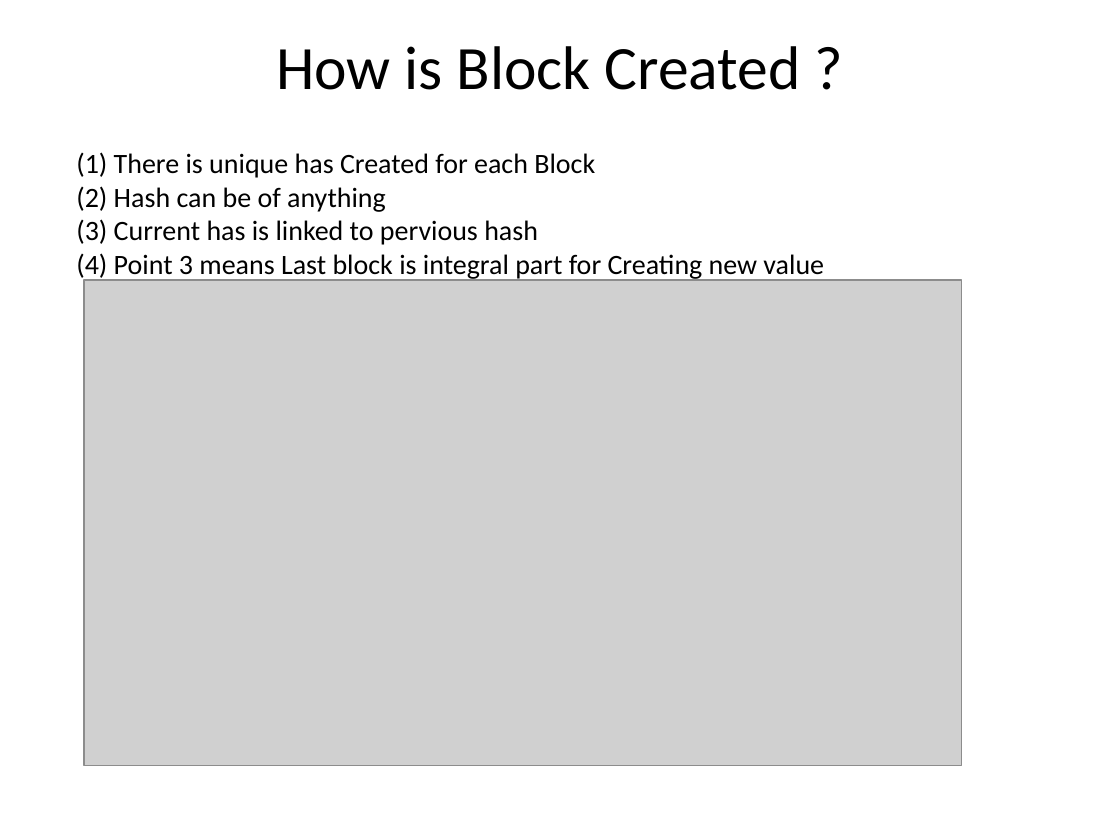
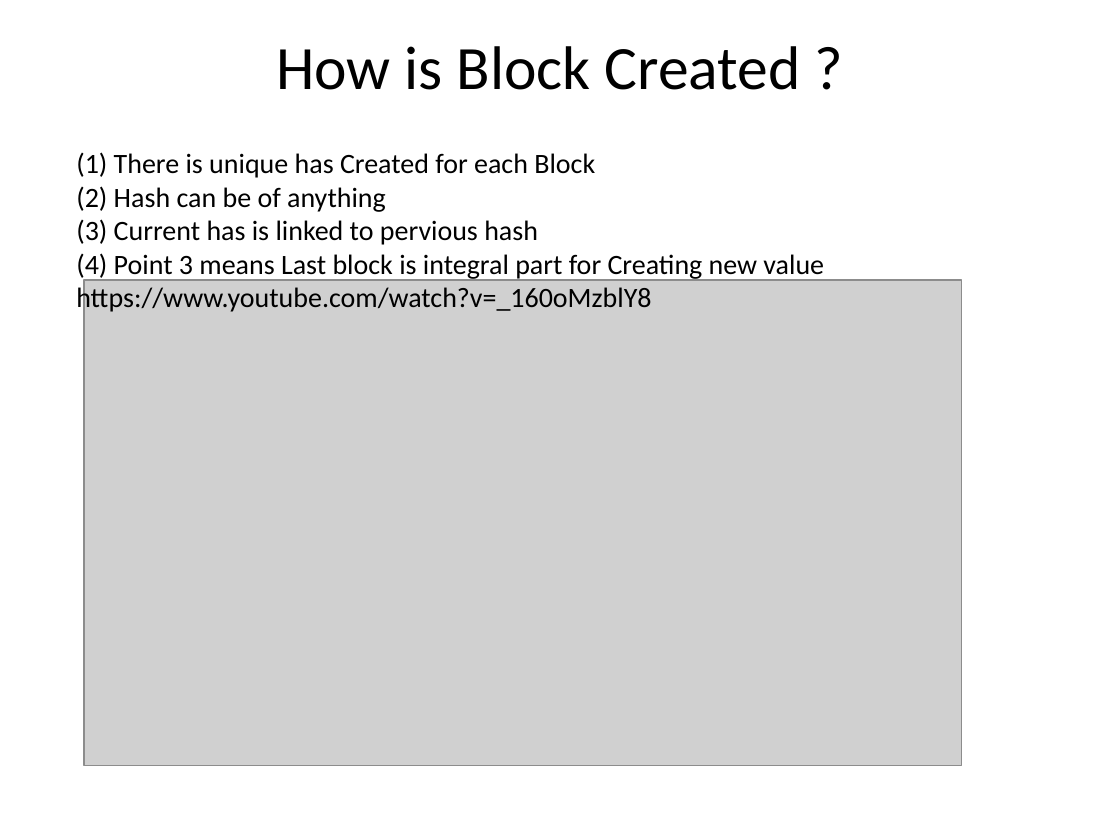
Before and after one commit to AvinashTiwari/BlockChain, a slide deck: slide 3 of sf-chain/BlockChainPresentation.pptx. Drawn at 1120x840 pixels with LibreOffice and Linux fonts; fonts in the diff are those of the drawing; grey boxes stand for pictures. Boxes give left, top, right and bottom in pixels: in the first picture for what was removed or moved away, otherwise in the second. Text is boxed around its words. In the diff, an @@ line names an element or a change of style, - is before the commit and + after.

Commit message:
ppt

```diff
--- a/sf-chain/BlockChainPresentation.pptx
+++ b/sf-chain/BlockChainPresentation.pptx
@@ text at <box>76,253,824,314</box>: text changed @@
-(4) Point 3 means Last block is integral part for Creating new value
+(4) Point 3 means Last block is integral part for Creating new value
+https://www.youtube.com/watch?v=_160oMzblY8
```
Also in this commit, not shown: 23 slides added.
